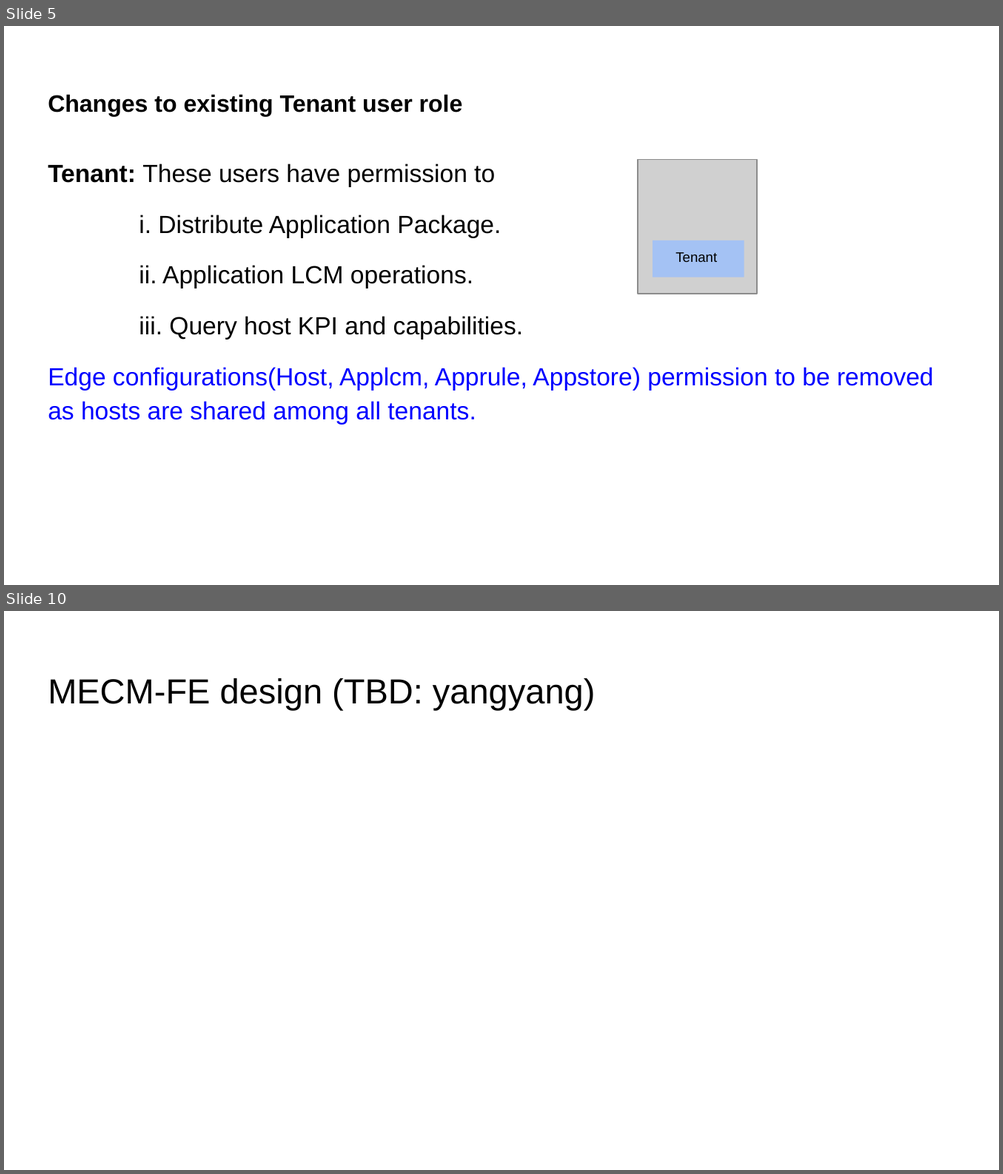
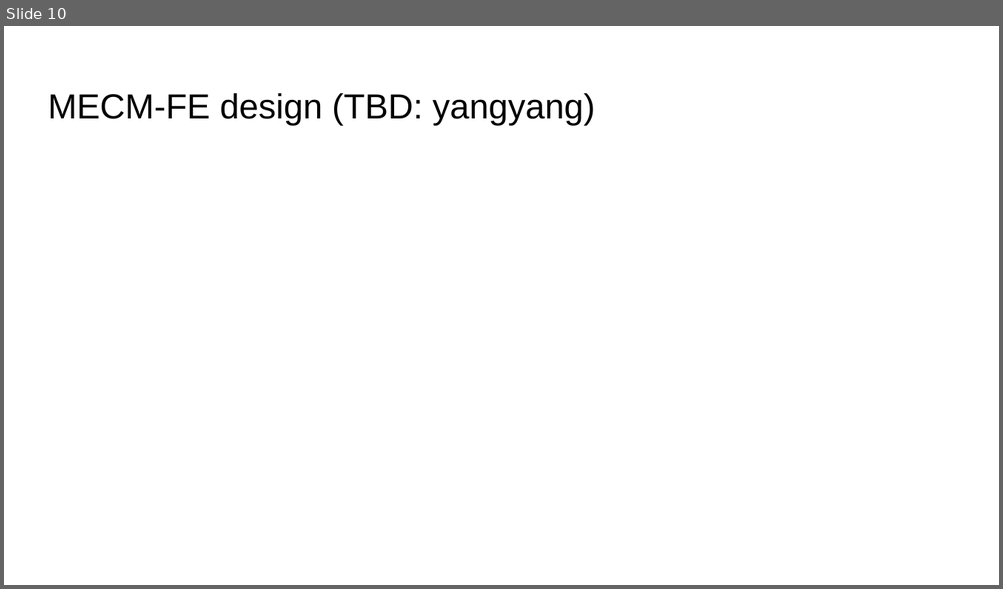
Before and after one commit to EdgeGallery/community, a slide deck: MECM PT/Release V1.1/MECM admin role support.pptx. Shown one above the other, each under a label of ours: slides 5 and 10 before the commit, slide 10 after it; the slides between them are not shown. The pictures are 1003x1174 and 1003x589 pixels, drawn with LibreOffice and Linux fonts; fonts in the diff are those of the drawing; grey boxes stand for pictures. Boxes give left, top, right and bottom in pixels: in the first picture for what was removed or moved away, otherwise in the second. Text is boxed around its words. In the diff, an @@ line names an element or a change of style, - is before the commit and + after.

```diff
--- a/MECM PT/Release V1.1/MECM admin role support.pptx
+++ b/MECM PT/Release V1.1/MECM admin role support.pptx
@@ slide 5 removed at (x1=4, y1=26, x2=999, y2=585), background #FFFFFF @@
@@ title removed at (x1=48, y1=94, x2=463, y2=117) @@
-Changes to existing Tenant user role
@@ text removed at (x1=48, y1=164, x2=933, y2=424) @@
-Tenant: These users have permission to
-i. Distribute Application Package.
-ii. Application LCM operations.
-iii. Query host KPI and capabilities.
-Edge configurations(Host, Applcm, Apprule, Appstore) permission to be removed as hosts are shared among all tenants.
@@ picture removed at (x1=637, y1=159, x2=757, y2=294) @@
@@ rectangle removed at (x1=652, y1=241, x2=744, y2=278) @@
-Tenant
```
Also in this commit, not shown: 7 slides changed, 4 slides added, 3 other slides removed.
